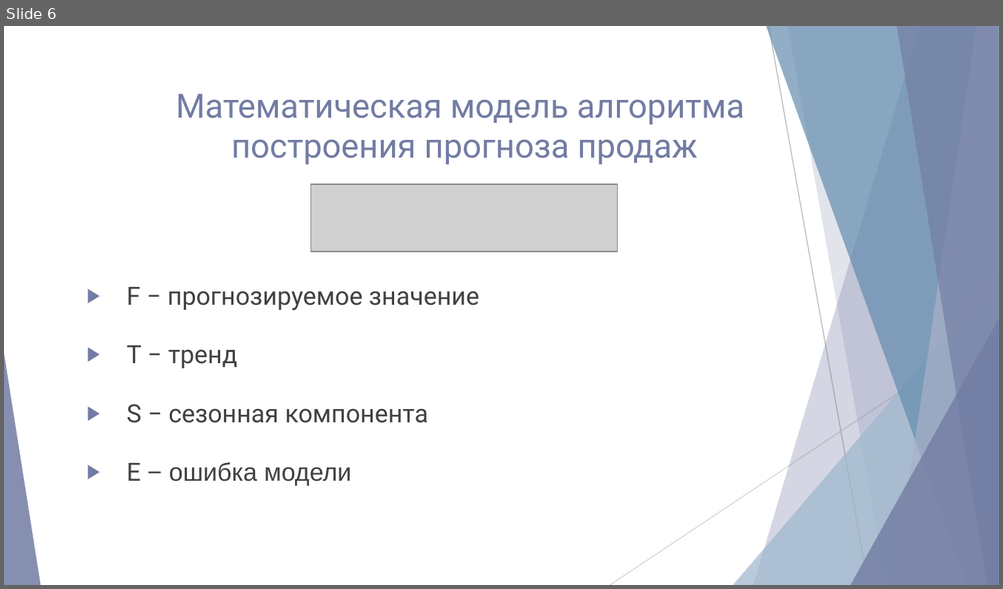
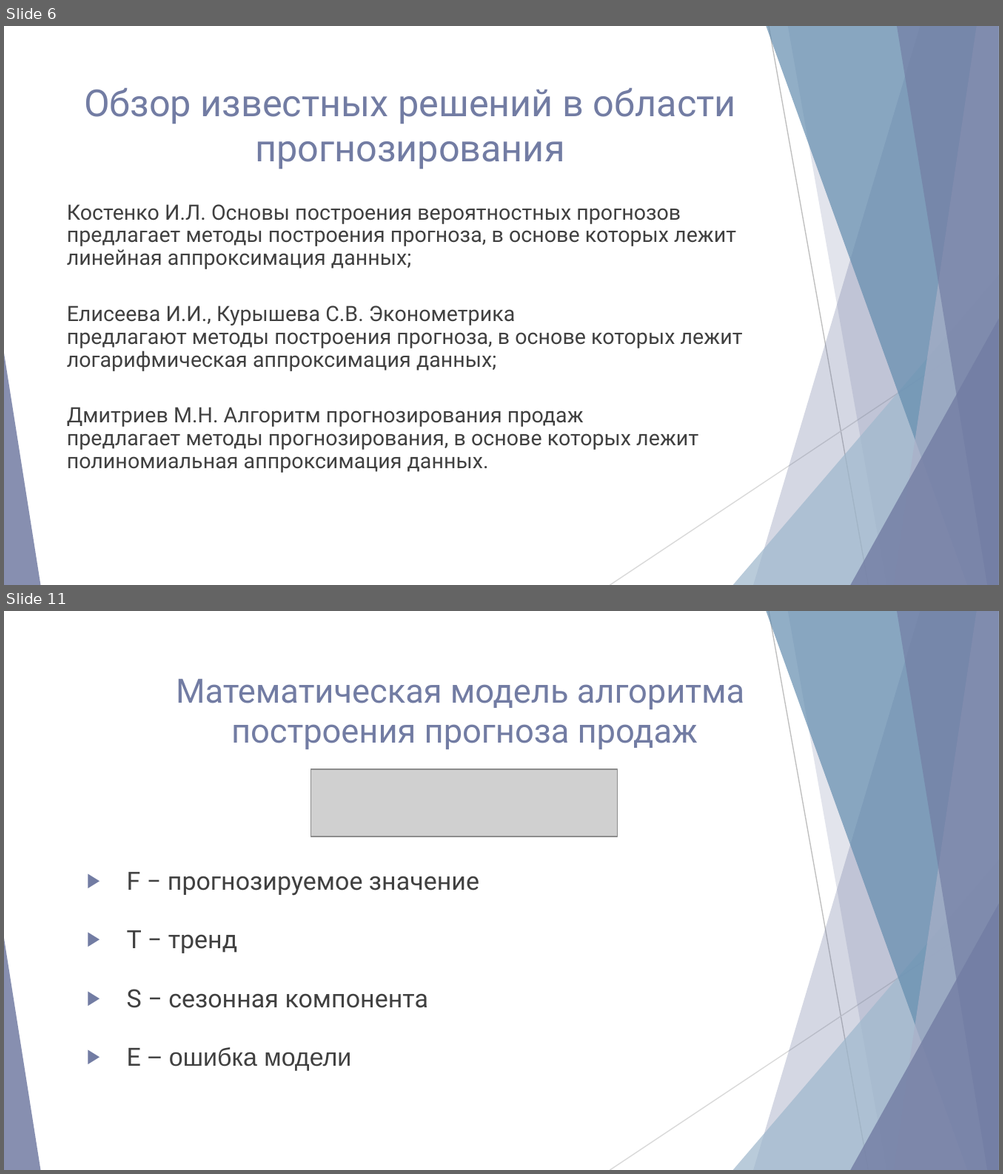
Before and after one commit to NG-Studio-Development/Dissertation, a slide deck: Диссертация/Презентация/Акимов Николай.pptx. Shown one above the other, each under a label of ours: slide 6 before the commit, slides 6 and 11 after it; the slides between them are not shown. The pictures are 1003x589 and 1003x1174 pixels, drawn with LibreOffice and Linux fonts; fonts in the diff are those of the drawing; grey boxes stand for pictures. Boxes give left, top, right and bottom in pixels: in the first picture for what was removed or moved away, otherwise in the second. Text is boxed around its words. In the diff, an @@ line names an element or a change of style, - is before the commit and + after.

```diff
--- a/Диссертация/Презентация/Акимов Николай.pptx
+++ b/Диссертация/Презентация/Акимов Николай.pptx
@@ slide 6 added at <box>4,26,999,585</box>, background #FFFFFF; not listed: 10 template elements that a slide beside it also shows @@
@@ title added at <box>84,88,736,169</box>, 27 pt, text #727CA3 @@
+Обзор известных решений в области прогнозирования
@@ text added at <box>67,204,743,473</box>, 15.3 pt, text #404040 @@
+Костенко И.Л. Основы построения вероятностных прогнозов
+предлагает методы построения прогноза, в основе которых лежит
+линейная аппроксимация данных;
+Елисеева И.И., Курышева С.В. Эконометрика
+предлагают методы построения прогноза, в основе которых лежит логарифмическая аппроксимация данных;
+Дмитриев М.Н. Алгоритм прогнозирования продаж
+предлагает методы прогнозирования, в основе которых лежит
+полиномиальная аппроксимация данных.
@@ what was slide 6 is now slide 11 @@
```
Also in this commit, not shown: 12 slides changed, 10 other slides added, 10 slides removed, 11 other files.
